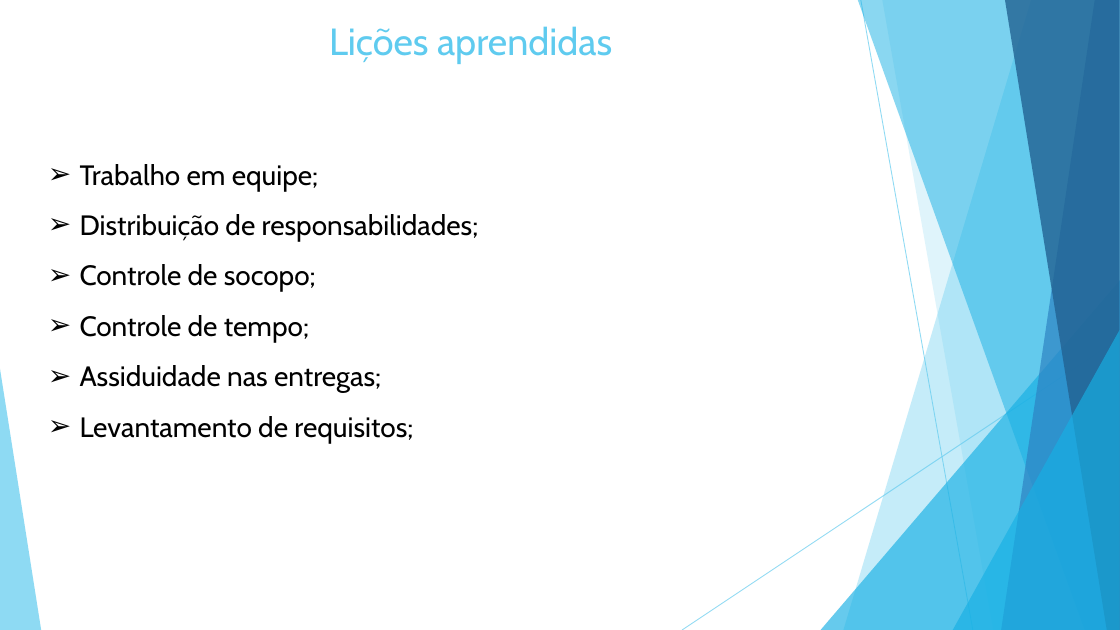
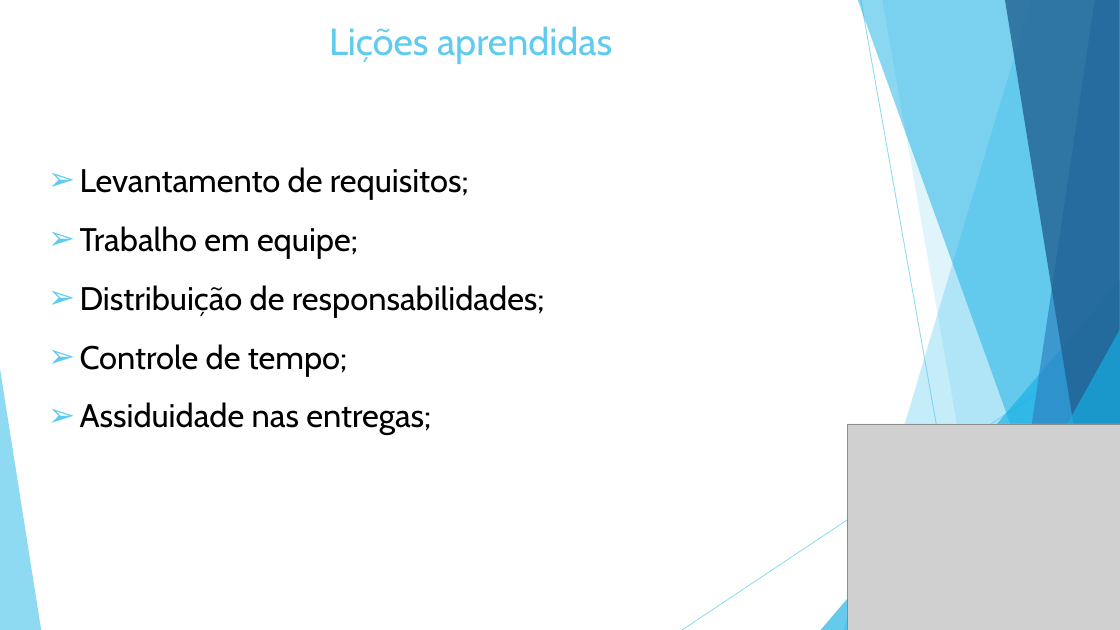
Before and after one commit to darthfreela/project123, a slide deck: slide 9 of CRPO.pptx (slide 11 before the commit). Drawn at 1120x630 pixels with LibreOffice and Linux fonts; fonts in the diff are those of the drawing; grey boxes stand for pictures. Boxes give left, top, right and bottom in pixels: in the first picture for what was removed or moved away, otherwise in the second. Text is boxed around its words. In the diff, an @@ line names an element or a change of style, - is before the commit and + after.

```diff
--- a/CRPO.pptx
+++ b/CRPO.pptx
@@ text at box(80, 167, 469, 200): paragraph added @@
+➢ Levantamento de requisitos;
@@ text at box(80, 226, 545, 435): size 24 to 28 pt in "Trabalho em equipe;", "Distribuição de responsabilidades;", "Controle de tempo;", "Assiduidade nas entregas;" @@
@@ text at box(80, 264, 316, 292): paragraph removed @@
-➢ Controle de socopo;
@@ text at box(80, 416, 413, 443): paragraph removed @@
-➢ Levantamento de requisitos;
@@ picture added at box(848, 424, 1120, 630) @@
```
Also in this commit, not shown: 10 other slides changed, 1 slide added, 2 slides removed.
